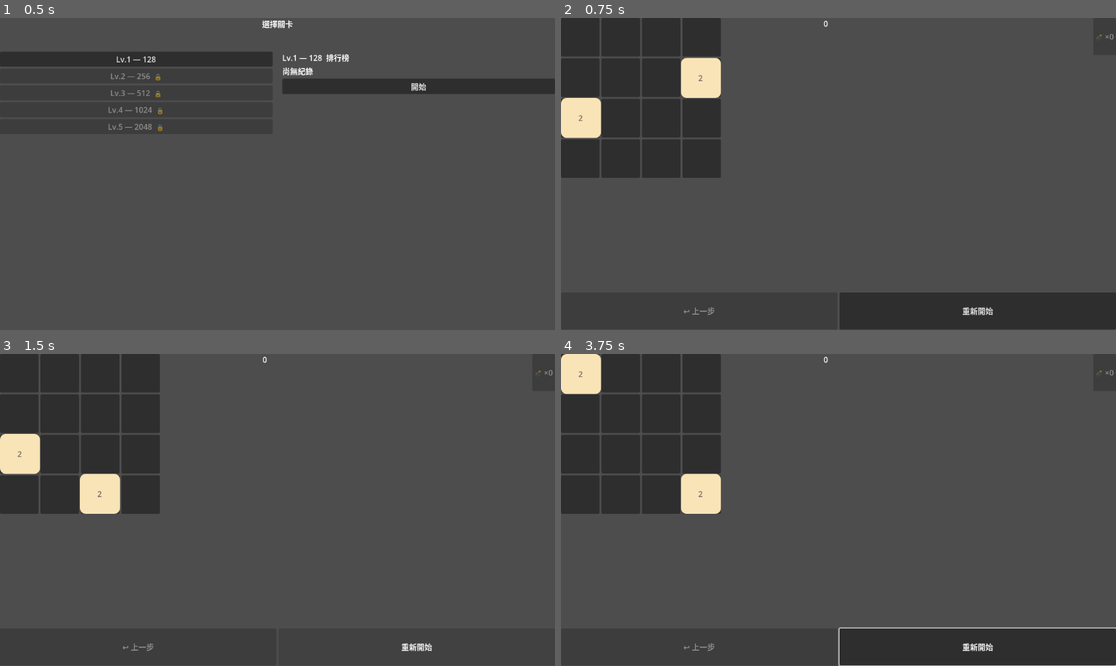
Above: before the commit, frames 1-4 (two rows, left to right).
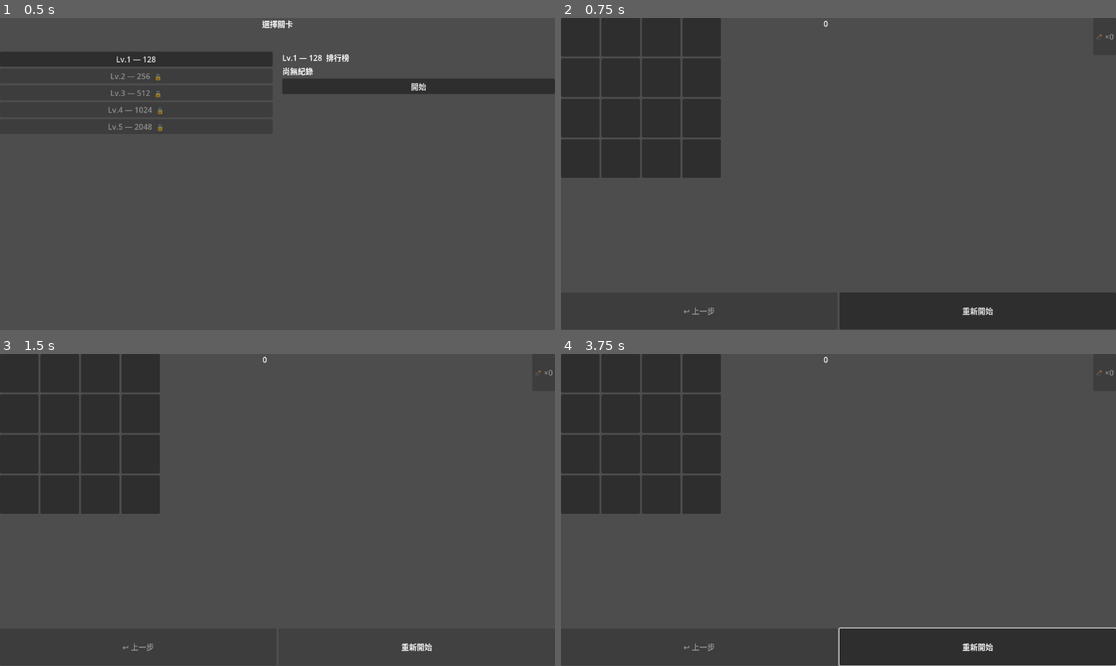
Above: after the commit, the same moments.

Repository: holysi/2048_practice
Game: Godot game, scene res://scenes/Main.tscn
Same seed, same stepped clock (60 frames per second), same inputs: the game is played once before the commit and once after it.
Inputs (mouse positions are in pixels of both pictures, inside the frame that each line leads up to):
- Up to frame 1 (0.5 s): no input
- Up to frame 2 (0.75 s): click "開始" at 0.5 s
- Up to frame 3 (1.5 s): click "重新開始" at 1.25 s
- Up to frame 4 (3.75 s): click "重新開始" at 2 s; tap Enter at 2.75 s; move the mouse to (960, 494) at 2.77 s; hold Right 2.78-3.53 s; click (960, 494) at 2.92 s; tap Space at 3.5 s; move the mouse to (727, 525) at 3.52 s; hold Down from 3.53 s (still down)

Frame 1 is identical in both runs. In frame 2, 1.9% of the frame differs, in the area x 0-29%, y 12-39%; in frame 3, 1.8%; in frame 4, 1.9%, in the area x 0-29%, y 0-52%.
Error after the commit: Parse Error: Function "_play_bomb_animation()" not found in base self. (res://scripts/Game.gd:225)

Commit message:
feat: _use_bomb shuffles board and clears 2 smallest tiles
Co-Authored-By: Claude Sonnet 4.6 <noreply@anthropic.com>

Diff:
--- a/scripts/Game.gd
+++ b/scripts/Game.gd
@@ -188,6 +188,44 @@
 	bomb_button.text = "💣 ×%d" % bomb_count
 	bomb_button.disabled = (bomb_count == 0 or _win_shown or is_game_over())
 
+func _on_bomb_pressed() -> void:
+	_use_bomb()
+
+func _use_bomb() -> void:
+	if bomb_count == 0 or _win_shown or is_game_over():
+		return
+	bomb_count -= 1
+	_update_bomb_ui()
+
+	# Collect all non-zero positions and values
+	var positions: Array = []
+	var values: Array    = []
+	for row in BOARD_SIZE:
+		for col in BOARD_SIZE:
+			if board[row][col] != 0:
+				positions.append(Vector2i(row, col))
+				values.append(board[row][col])
+
+	# Randomly redistribute values across same positions
+	values.shuffle()
+	for i in positions.size():
+		board[positions[i].x][positions[i].y] = values[i]
+
+	# Clear the 2 cells that now hold the smallest values
+	positions.sort_custom(func(a, b):
+		return board[a.x][a.y] < board[b.x][b.y]
+	)
+	var to_clear: int = min(2, positions.size())
+	for i in to_clear:
+		board[positions[i].x][positions[i].y] = 0
+
+	# Undo history is invalid after a shuffle
+	history.clear()
+
+	_play_bomb_animation()
+	_play_bomb_tone()
+	_update_display()
+
 func _on_undo_pressed() -> void:
 	if _win_shown:
 		return
